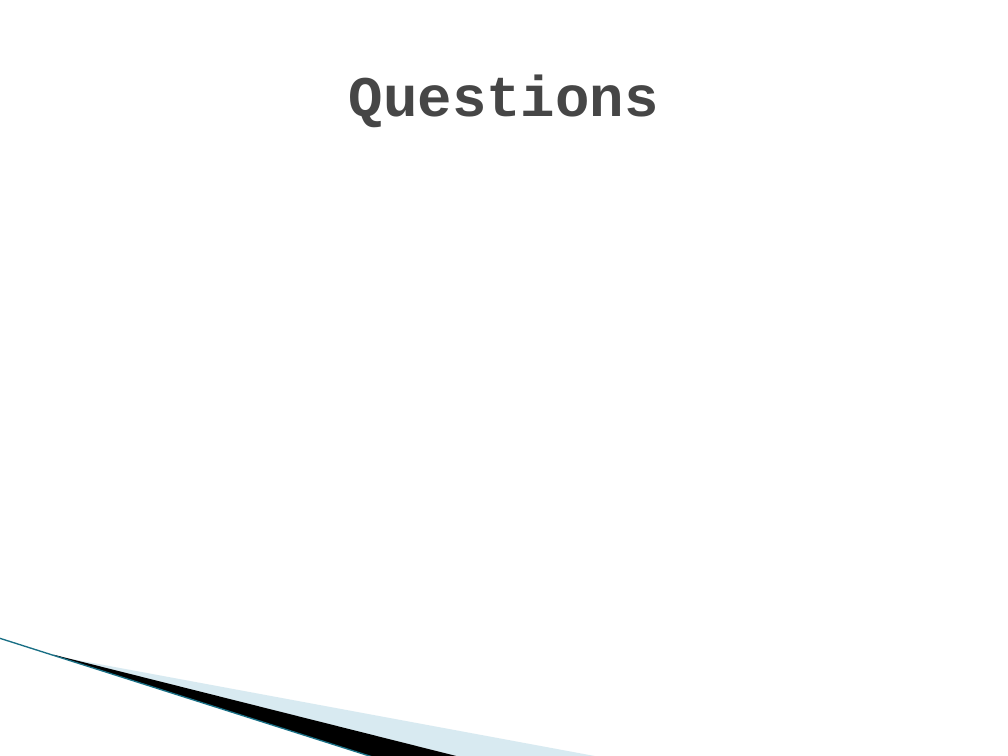
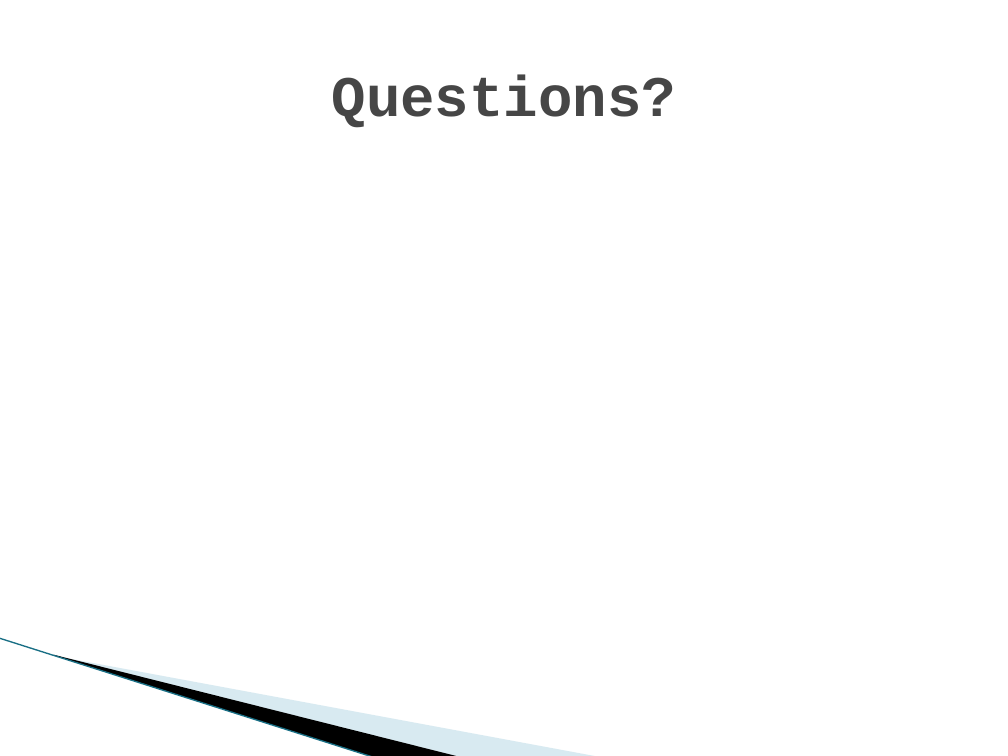
Before and after one commit to UoSGamesGroups/first-semester-l4-5-group-16, a slide deck: slide 8 of Presentations/First Pres.pptx (slide 7 before the commit). Drawn at 1008x756 pixels with LibreOffice and Linux fonts; fonts in the diff are those of the drawing; background and template pictures are left out. Boxes give left, top, right and bottom in pixels: in the first picture for what was removed or moved away, otherwise in the second. Text is boxed around its words. In the diff, an @@ line names an element or a change of style, - is before the commit and + after.

```diff
--- a/Presentations/First Pres.pptx
+++ b/Presentations/First Pres.pptx
@@ title at [332,74,676,128]: text changed @@
-Questions
+Questions?
```
Also in this commit, not shown: 1 other slide changed, 4 slides added, 3 slides removed.
